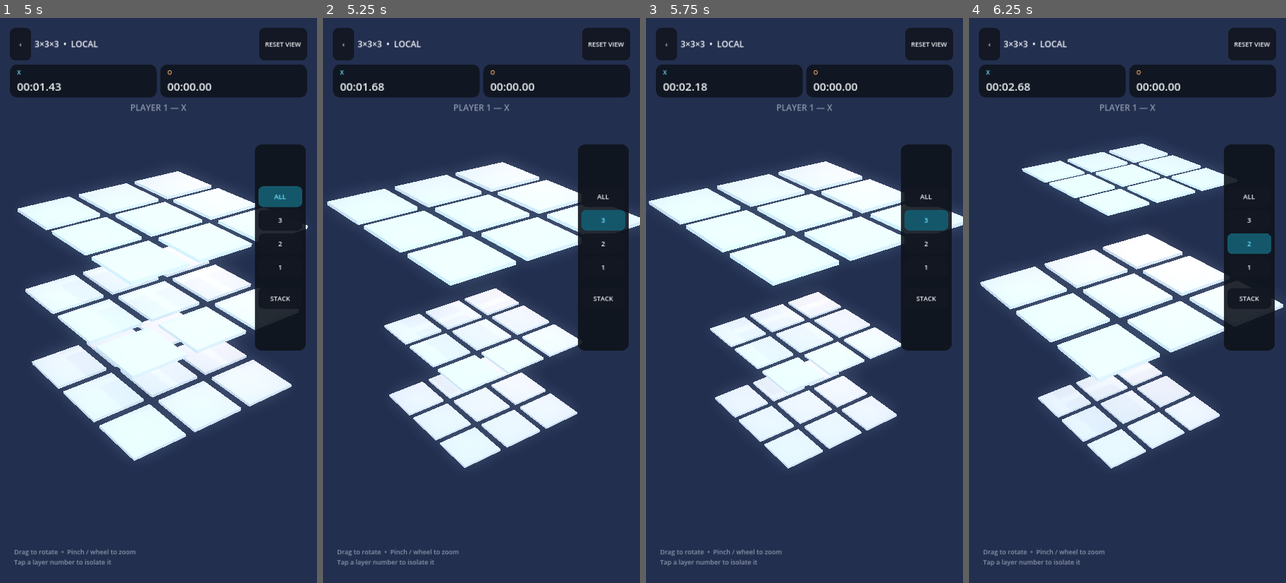
Above: before the commit, frames 1-4 (left to right).
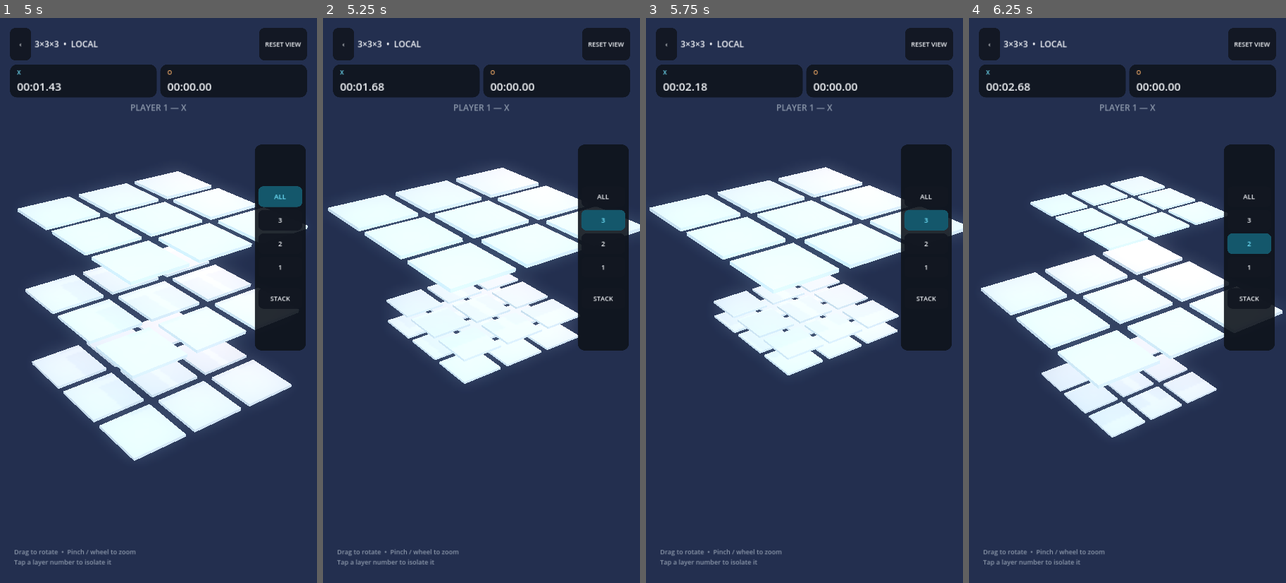
Above: after the commit, the same moments.

Repository: Creativebrook/tic3
Game: Godot game, scene res://scenes/main.tscn
Same seed, same stepped clock (60 frames per second), same inputs: the game is played once before the commit and once after it.
Inputs:
- Up to frame 1 (5 s): click "PLAYER vs COMPUTER" at 0.5 s; click "START GAME" at 1.25 s; click "‹" at 2 s; click "PLAYER vs PLAYER" at 2.75 s; click "START GAME" at 3.5 s; click "ALL" at 4.25 s
- Up to frame 2 (5.25 s): click "3" at 5 s
- Up to frame 3 (5.75 s): no input
- Up to frame 4 (6.25 s): click "2" at 5.75 s

Frame 1 is identical in both runs. In frame 2, 14% of the frame differs, in the area x 1-100%, y 25-80%; in frame 3, 15%; in frame 4, 16%, in the area x 3-100%, y 22-80%.

Commit message:
fix: drive inactive layer opacity in shader and compact stacks

Diff:
--- a/scripts/board_view.gd
+++ b/scripts/board_view.gd
@@ -9,6 +9,7 @@
 var cell_nodes: Array[Node3D] = []
 var piece_nodes: Dictionary = {}
 var layer_roots: Array[Node3D] = []
+var layer_materials: Array[ShaderMaterial] = []
 var focused_layer := -1
 var exploded := true
 var spacing := 1.22
@@ -64,6 +65,7 @@
 	cell_nodes.clear()
 	piece_nodes.clear()
 	layer_roots.clear()
+	layer_materials.clear()
 	if board == null:
 		return
 	cell_nodes.resize(board.cells.size())
@@ -74,16 +76,19 @@
 		layer.name = "Layer_%d" % (z + 1)
 		add_child(layer)
 		layer_roots.append(layer)
+		var layer_material := mat_cell.duplicate() as ShaderMaterial
+		layer_material.set_shader_parameter("layer_opacity", 1.0)
+		layer_materials.append(layer_material)
 		for y in range(board.size):
 			for x in range(board.size):
 				var idx := board.index(x, y, z)
-				var cell := _make_cell(idx)
+				var cell := _make_cell(idx, layer_material)
 				cell.position = Vector3(x * spacing - center_offset, 0.0, y * spacing - center_offset)
 				layer.add_child(cell)
 				cell_nodes[idx] = cell
 	_apply_layer_positions()
 
-func _make_cell(idx: int) -> Node3D:
+func _make_cell(idx: int, cell_material: ShaderMaterial) -> Node3D:
 	var body := StaticBody3D.new()
 	body.name = "Cell_%d" % idx
 	body.set_meta("cell_index", idx)
@@ -92,7 +97,7 @@
 	var mesh := BoxMesh.new()
 	mesh.size = Vector3(1.03, 0.055, 1.03)
 	mesh_instance.mesh = mesh
-	mesh_instance.material_override = mat_cell
+	mesh_instance.material_override = cell_material
 	body.add_child(mesh_instance)
 
 	var shape := CollisionShape3D.new()
@@ -240,6 +245,10 @@
 		return
 	var separation := layer_gap if exploded else 0.42
 	var center := (board.size - 1) * separation * 0.5
+	var focus_base_y := 0.0
+	if focused_layer >= 0:
+		focus_base_y = focused_layer * separation - center
+
 	for z in range(layer_roots.size()):
 		var target := Vector3(0, z * separation - center, 0)
 		var target_scale := Vector3.ONE
@@ -248,38 +257,48 @@
 
 		if focused_layer >= 0:
 			if z == focused_layer:
-				target.y += 0.12
+				target.y = focus_base_y
 				target_scale = Vector3.ONE * 1.10
 			else:
-				var focus_direction := -1.0 if z < focused_layer else 1.0
-				target.y += focus_direction * 0.75
-				target_scale = Vector3.ONE * 0.72
-				visible_alpha = 0.14
-
-		_set_layer_alpha(layer_roots[z], visible_alpha)
+				var direction := -1.0 if z < focused_layer else 1.0
+				var rank := abs(z - focused_layer)
+				# Keep inactive layers grouped like a compact stack on each side
+				# while leaving a clear interaction gap around the active layer.
+				target.y = focus_base_y + direction * (1.72 + float(rank - 1) * 0.30)
+				target_scale = Vector3.ONE * 0.68
+				visible_alpha = 0.20
+
+		_set_layer_alpha(z, visible_alpha)
 		_set_layer_interactive(layer_roots[z], interactive)
 
 		if animated:
 			var tw := layer_roots[z].create_tween().set_trans(Tween.TRANS_CUBIC).set_ease(Tween.EASE_OUT)
 			tw.set_parallel(true)
-			tw.tween_property(layer_roots[z], "position", target, 0.32)
-			tw.tween_property(layer_roots[z], "scale", target_scale, 0.32)
+			tw.tween_property(layer_roots[z], "position", target, 0.34)
+			tw.tween_property(layer_roots[z], "scale", target_scale, 0.34)
 		else:
 			layer_roots[z].position = target
 			layer_roots[z].scale = target_scale
 
-func _set_layer_alpha(layer: Node3D, alpha: float) -> void:
-	_set_visual_alpha_recursive(layer, alpha)
-
-func _set_visual_alpha_recursive(node: Node, alpha: float) -> void:
-	# transparency belongs to GeometryInstance3D (MeshInstance3D inherits it).
-	# Using VisualInstance3D here left the inactive layers visually unchanged.
+func _set_layer_alpha(layer_index: int, alpha: float) -> void:
+	# The board cells use a custom shader. GeometryInstance3D.transparency does
+	# not reliably modulate custom ShaderMaterial output on the Android mobile
+	# renderer, so opacity is driven explicitly inside the shader per layer.
+	if layer_index >= 0 and layer_index < layer_materials.size():
+		layer_materials[layer_index].set_shader_parameter("layer_opacity", alpha)
+	_set_piece_alpha_recursive(layer_roots[layer_index], alpha)
+
+func _set_piece_alpha_recursive(node: Node, alpha: float) -> void:
+	# Pieces use StandardMaterial3D, where instance transparency is reliable.
+	# Cell meshes are excluded because their opacity is controlled by the shader.
 	if node is GeometryInstance3D:
 		var geometry := node as GeometryInstance3D
-		geometry.transparency = 1.0 - alpha
+		var material = geometry.material_override
+		if not (material is ShaderMaterial):
+			geometry.transparency = 1.0 - alpha
 		geometry.cast_shadow = GeometryInstance3D.SHADOW_CASTING_SETTING_OFF if alpha < 0.5 else GeometryInstance3D.SHADOW_CASTING_SETTING_ON
 	for child in node.get_children():
-		_set_visual_alpha_recursive(child, alpha)
+		_set_piece_alpha_recursive(child, alpha)
 
 func _set_layer_interactive(layer: Node3D, enabled: bool) -> void:
 	for child in layer.get_children():
